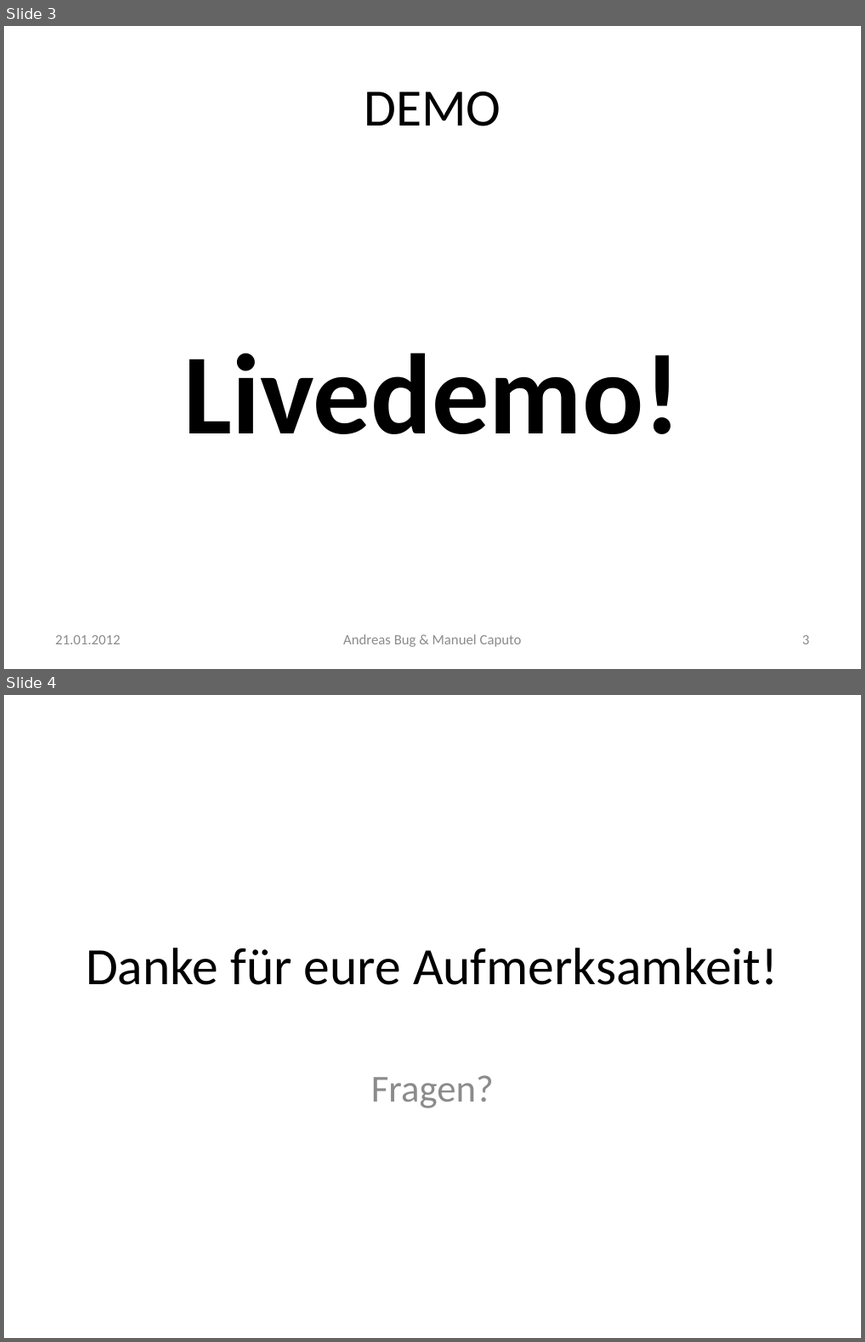
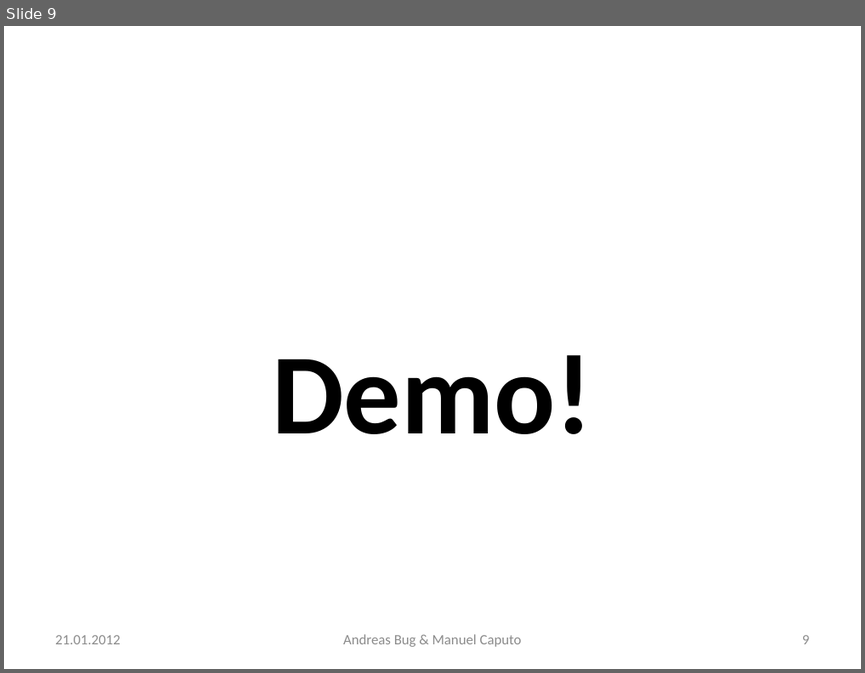
Before and after one commit to n0rf/htwg-grade-app, a slide deck: docs/notenapp-praesi.pptx. Shown one above the other, each under a label of ours: slides 3 and 4 before the commit, slide 9 after it. The pictures are 865x1342 and 865x673 pixels, drawn with LibreOffice and Linux fonts; fonts in the diff are those of the drawing. Boxes give left, top, right and bottom in pixels: in the first picture for what was removed or moved away, otherwise in the second. Text is boxed around its words. In the diff, an @@ line names an element or a change of style, - is before the commit and + after.

```diff
--- a/docs/notenapp-praesi.pptx
+++ b/docs/notenapp-praesi.pptx
@@ slide 4 removed at <box>4,695,861,1338</box>, background #FFFFFF @@
@@ title removed at <box>86,947,778,985</box> @@
-Danke für eure Aufmerksamkeit!
@@ subtitle removed at <box>371,1075,494,1108</box> @@
-Fragen?
@@ what was slide 3 is now slide 9 @@
@@ slide 9 changed as well @@
@@ title removed at <box>364,91,500,126</box> @@
-DEMO
@@ text at <box>272,355,592,434</box>: text changed @@
-Livedemo!
+Demo!
@@ page number at <box>802,635,809,644</box>: text changed @@
-3
+9
```
Also in this commit, not shown: 2 other slides changed, 7 slides added.
